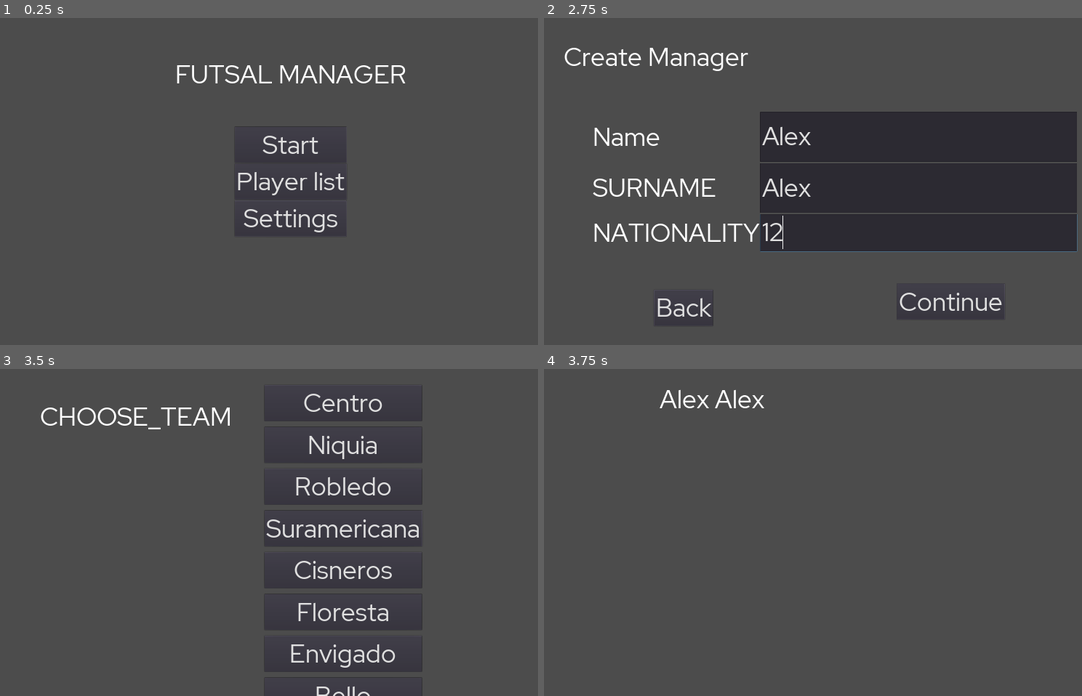
Above: before the commit, frames 1-4 (two rows, left to right).
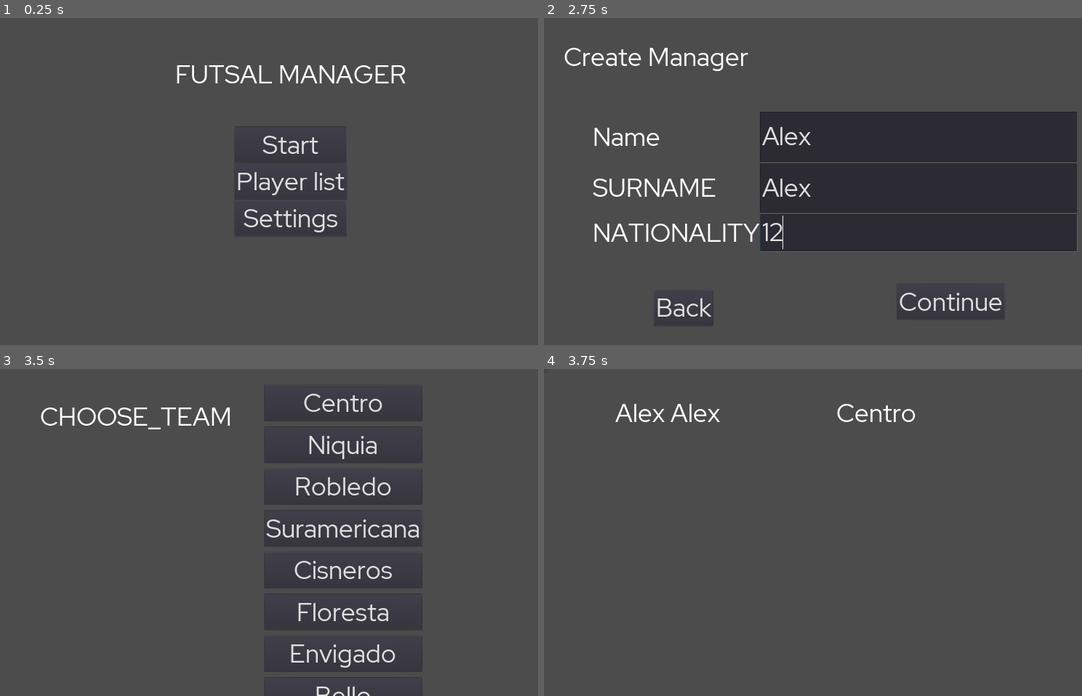
Above: after the commit, the same moments.

Repository: dulvui/futsal-manager
Game: Godot game, scene res://src/SplashScreen.tscn
Two runs of this game, one before a commit and one after it. Both use one fixed random seed, a clock stepped at 60 frames per second and the inputs below.
Inputs (mouse positions are in pixels of both pictures, inside the frame that each line leads up to):
- Up to frame 1 (0.25 s): no input
- Up to frame 2 (2.75 s): click "Settings" at 0.5 s; click "Start" at 1.25 s; click (920, 135) at 2.02 s; type "Alex" at 2.1 s; click (920, 188) at 2.25 s; type "Alex" at 2.33 s; click (920, 233) at 2.48 s; type "12" at 2.57 s
- Up to frame 3 (3.5 s): click "Continue" at 2.75 s
- Up to frame 4 (3.75 s): click "Centro" at 3.5 s

Frames 1-3 are identical in both runs. In frame 4, 0.9% of the frame differs, in the area x 0-70%, y 0-17%.

Commit message:
first calendar

Diff:
--- a/src/screens/dashboard/Dashboard.gd
+++ b/src/screens/dashboard/Dashboard.gd
@@ -1,16 +1,14 @@
 extends Control
 
 
-# Declare member variables here. Examples:
-# var a = 2
-# var b = "text"
-
-
-# Called when the node enters the scene tree for the first time.
 func _ready():
 	$ManagerName.text = DataSaver.manager["name"] + " " + DataSaver.manager["surname"]
+	$TeamName.text = DataSaver.team["name"]
 
-
-# Called every frame. 'delta' is the elapsed time since the previous frame.
-#func _process(delta):
-#	pass
+	for day in CalendarUtil.calendar:
+		var day_label = Label.new()
+		if day["matches"].size() > 0:
+			day_label.text = str(day["day"]) + "/" + str(day["month"]) + "/" + str(day["year"]) + day["matches"][0]["home"] + " vs " + day["matches"][0]["away"]
+		else:
+			day_label.text = str(day["day"]) + "/" + str(day["month"]) + "/" + str(day["year"]) + " no match"
+		$Calendar/List.add_child(day_label)
--- a/src/screens/dashboard/Dashboard.tscn
+++ b/src/screens/dashboard/Dashboard.tscn
@@ -13,8 +13,24 @@
 }
 
 [node name="ManagerName" type="Label" parent="."]
-margin_left = 381.304
-margin_top = 42.7631
-margin_right = 837.304
-margin_bottom = 154.763
+margin_left = 235.197
+margin_top = 89.0898
+margin_right = 691.197
+margin_bottom = 201.09
 text = "Hans Viustel"
+
+[node name="TeamName" type="Label" parent="."]
+margin_left = 965.733
+margin_top = 89.0897
+margin_right = 1005.73
+margin_bottom = 201.09
+text = "Barcellona"
+
+[node name="Calendar" type="ScrollContainer" parent="."]
+margin_right = 12.0
+margin_bottom = 12.0
+__meta__ = {
+"_edit_use_anchors_": false
+}
+
+[node name="List" type="VBoxContainer" parent="Calendar"]
--- a/src/ui-components/team-select/TeamSelect.gd
+++ b/src/ui-components/team-select/TeamSelect.gd
@@ -9,7 +9,6 @@
 
 	var teams = Leagues.serie_a["teams"]
 	for team in teams:
-
 		var team_button = Button.new()
 		team_button.text = team["name"]
 		team_button.connect("pressed",self,"team_selected",[team])
@@ -22,4 +21,5 @@
 
 func team_selected(team):
 	MatchMaker.inizialize_matches()
+	DataSaver.save_team(team)
 	get_tree().change_scene("res://src/screens/dashboard/Dashboard.tscn")
--- a/src/utils/data-saver/DataSaver.gd
+++ b/src/utils/data-saver/DataSaver.gd
@@ -7,6 +7,8 @@
 var month
 var day
 var day_counter
+
+var team
 
 var manager
 
@@ -23,6 +25,8 @@
 		"birth_date" : "",
 	})
 
+	team = config.get_value("team", "data",{})
+
 	year = config.get_value("current_date","year",2020)
 	month = config.get_value("current_date","month",1)
 	day = config.get_value("current_date","day",1)
@@ -37,6 +41,10 @@
 	config.set_value("manager","data",manager)
 	config.save("user://settings.cfg")
 
+func save_team(new_team):
+	team = new_team
+	config.set_value("team","data",team)
+	config.save("user://settings.cfg")
 
 func save_date():
 	config.set_value("current_date","year",CalendarUtil.year)
--- a/src/utils/match-maker/MatchMaker.gd
+++ b/src/utils/match-maker/MatchMaker.gd
@@ -36,6 +36,13 @@
 			var matchzz = {"home": matches[i]["away"],"away": matches[i]["home"], "result":":"}
 			matches.append(matchzz)
 
+		#add to calendar
+
+		var day = 3
+		for i in range(0,matches.size(),5):
+			for j in range(i,i+5):
+				CalendarUtil.calendar[day]["matches"].append(matches[j])
+			day += 7
 
 		league_started = true
 #		save_all_data()
